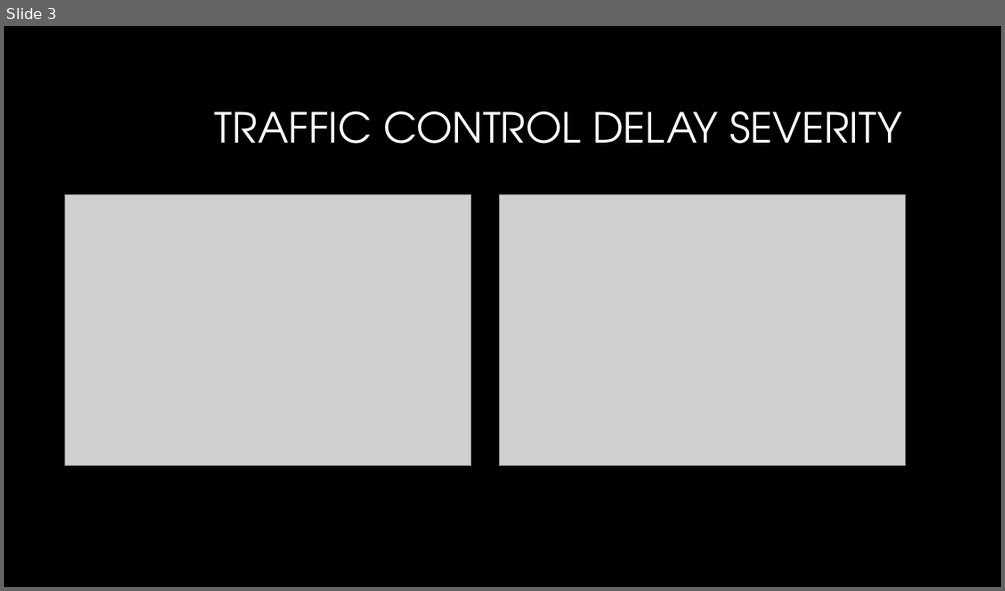
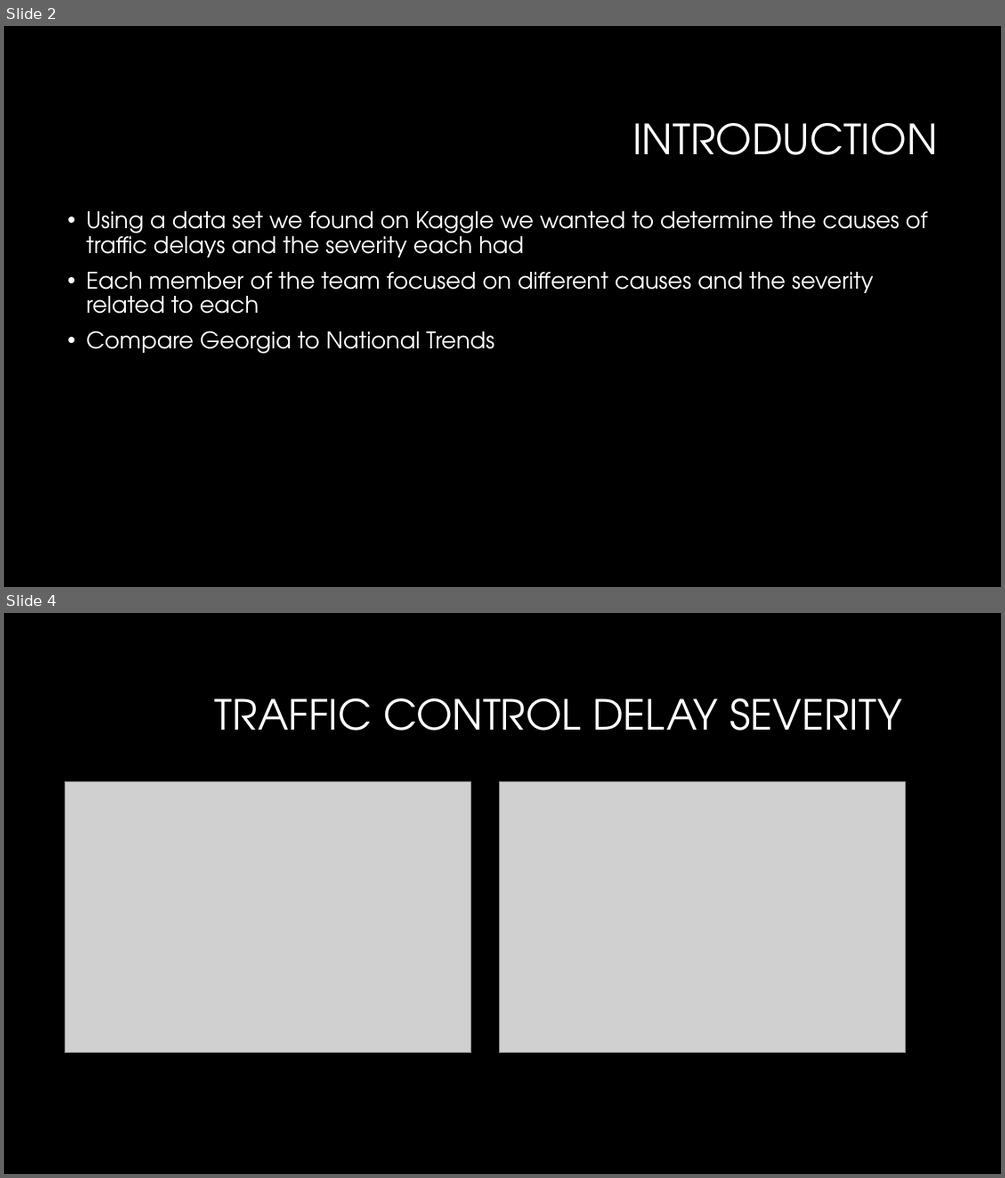
Before and after one commit to caravella483/project1, a slide deck: project1.pptx. Shown one above the other, each under a label of ours: slide 3 before the commit, slides 2 and 4 after it; the slides between them are not shown. The pictures are 1005x591 and 1005x1178 pixels, drawn with LibreOffice and Linux fonts; fonts in the diff are those of the drawing; grey boxes stand for pictures; background and template pictures are left out. Boxes give left, top, right and bottom in pixels: in the first picture for what was removed or moved away, otherwise in the second. Text is boxed around its words. In the diff, an @@ line names an element or a change of style, - is before the commit and + after.

```diff
--- a/project1.pptx
+++ b/project1.pptx
@@ slide 2 added at (4,26,1001,587), background #000000 @@
@@ title added at (632,123,937,155), 40 pt, text #FFFFFF @@
+INTRODUCTION
@@ text added at (86,211,928,354), 22 pt, text #FFFFFF @@
+• Using a data set we found on Kaggle we wanted to determine the causes of traffic delays and the severity each had
+• Each member of the team focused on different causes and the severity related to each
+• Compare Georgia to National Trends
@@ what was slide 3 is now slide 4 @@
```
Also in this commit, not shown: 2 slides changed, 6 other slides added, 2 slides removed.
